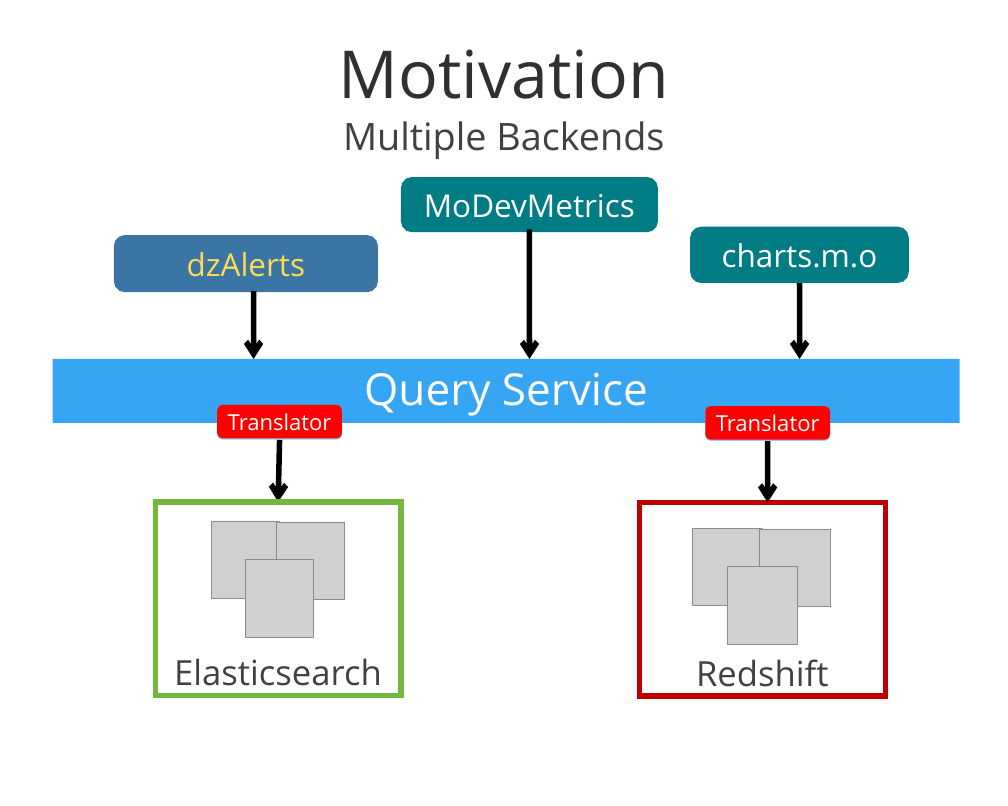
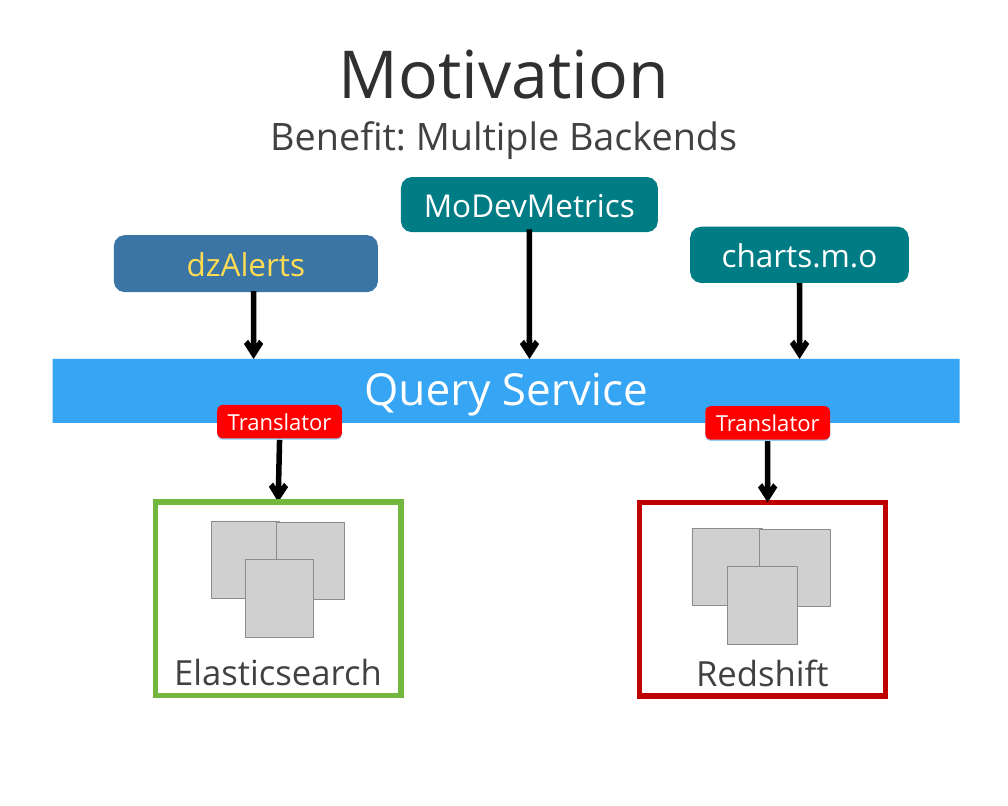
Before and after one commit to mozilla/ActiveData, a slide deck: slide 26 of docs/ActiveData Summary 150323.ppt. Drawn at 1008x806 pixels with LibreOffice and Linux fonts; fonts in the diff are those of the drawing; grey boxes stand for pictures; background and template pictures are left out. Boxes give left, top, right and bottom in pixels: in the first picture for what was removed or moved away, otherwise in the second. Text is boxed around its words. In the diff, an @@ line names an element or a change of style, - is before the commit and + after.

```diff
--- a/docs/ActiveData Summary 150323.ppt
+++ b/docs/ActiveData Summary 150323.ppt
@@ text at [270, 121, 737, 159]: text changed @@
-Multiple Backends
+Benefit: Multiple Backends
```
Also in this commit, not shown: 5 other slides changed, 2 slides added, 2 slides removed, 2 other files.
